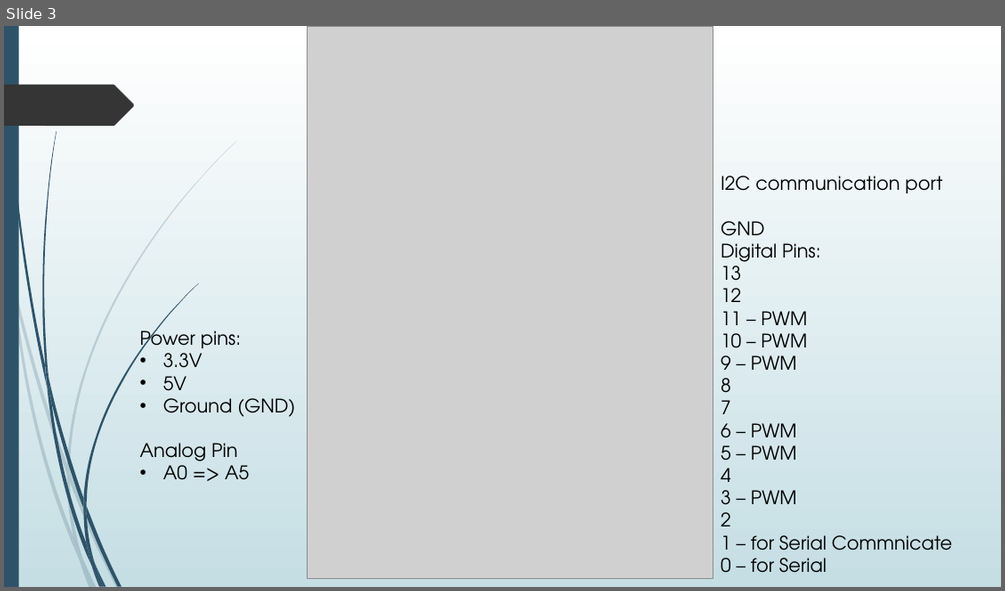
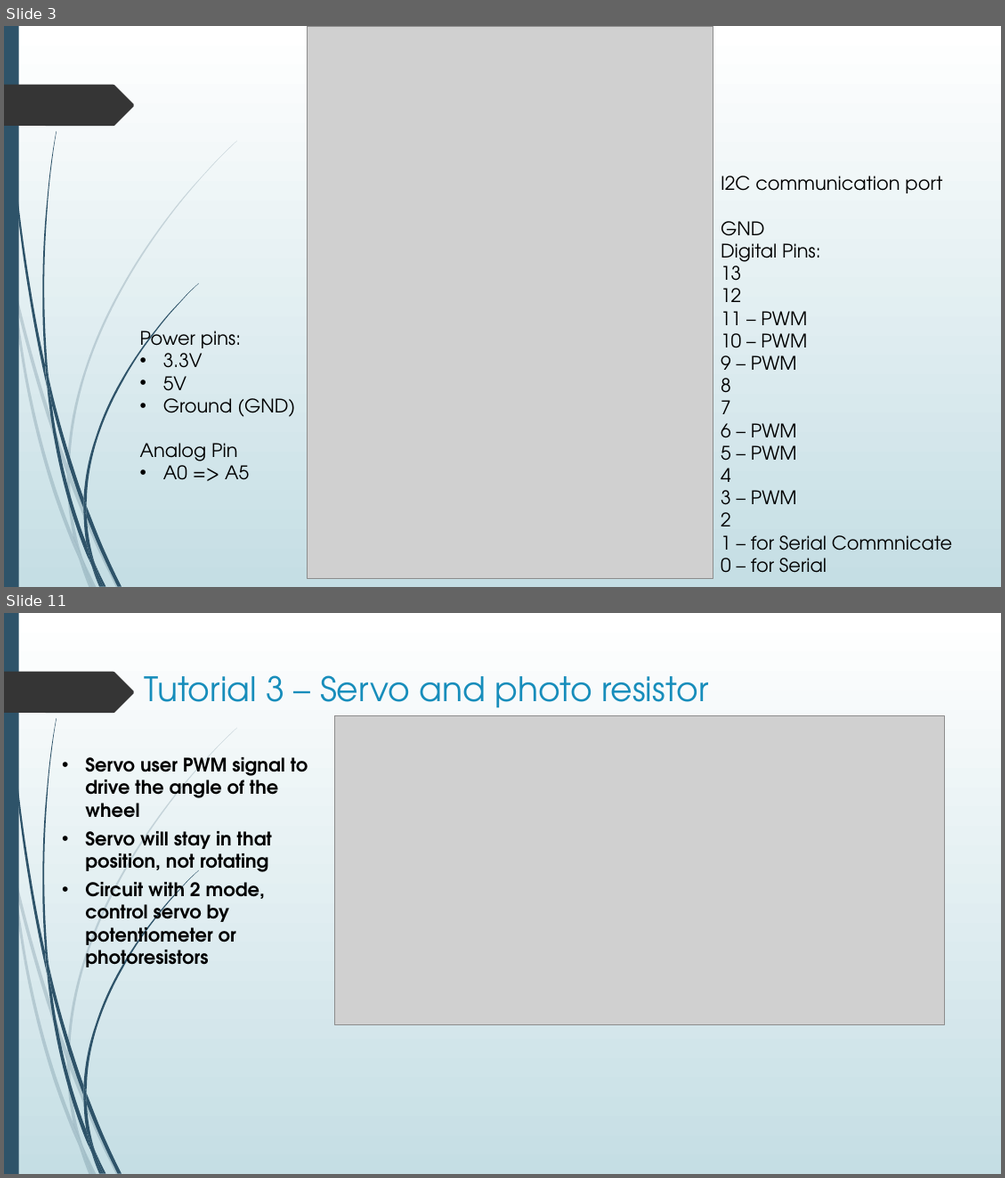
Before and after one commit to nxphi47/arduinoWSntuoss, a slide deck: Arduino_workshop.pptx. Shown one above the other, each under a label of ours: slide 3 before the commit, slides 3 and 11 after it; the slides between them are not shown. The pictures are 1005x591 and 1005x1178 pixels, drawn with LibreOffice and Linux fonts; fonts in the diff are those of the drawing; grey boxes stand for pictures. Boxes give left, top, right and bottom in pixels: in the first picture for what was removed or moved away, otherwise in the second. Text is boxed around its words. In the diff, an @@ line names an element or a change of style, - is before the commit and + after.

```diff
--- a/Arduino_workshop.pptx
+++ b/Arduino_workshop.pptx
@@ slide 11 added at [4,613,1001,1174], background gradient #FFFFFF to #C5DEE5; not listed: 24 template elements that a slide beside it also shows @@
@@ title added at [144,675,708,717], 32.4 pt, text #178DBB @@
+Tutorial 3 – Servo and photo resistor
@@ picture added at [334,716,945,1025] @@
@@ text added at [85,757,308,972], 18 pt, text #000000, bold @@
+• Servo user PWM signal to drive the angle of the wheel
+• Servo will stay in that position, not rotating
+• Circuit with 2 mode, control servo by potentiometer or photoresistors
```
Also in this commit, not shown: 1 slide changed, 11 other slides added, 3 other files.
